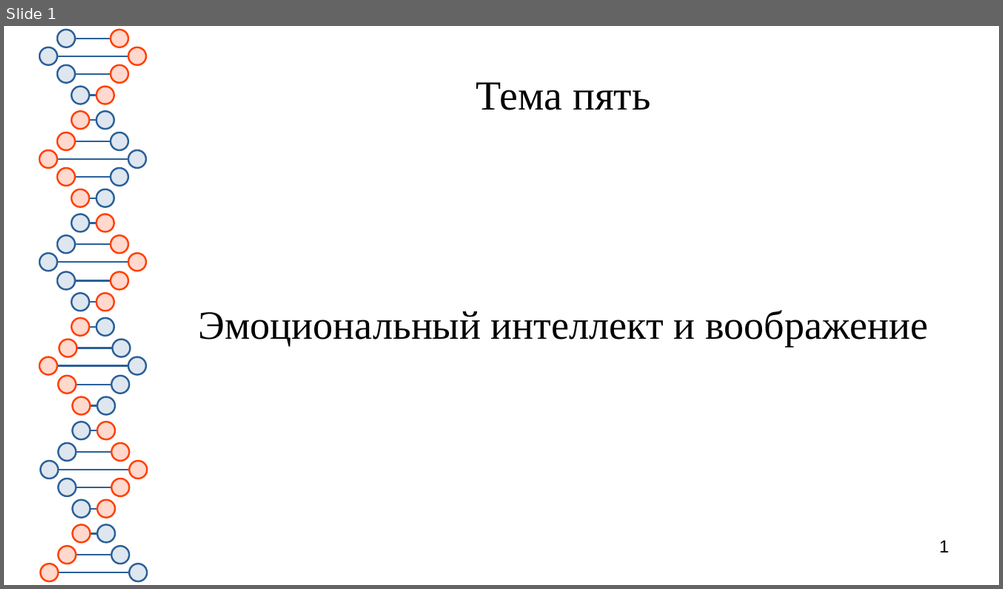
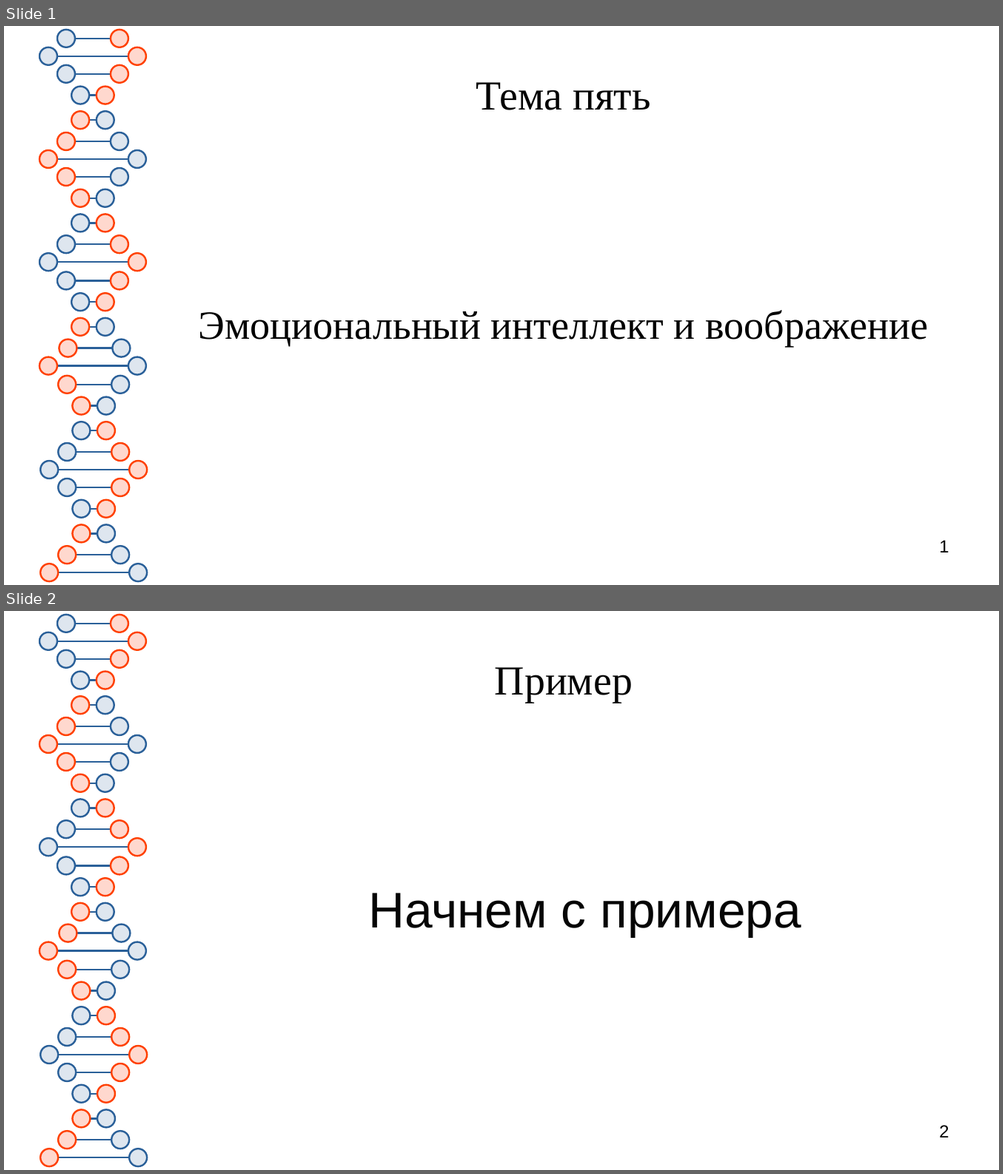
Before and after one commit to Chularev/articles, a slide deck: Psychology/5. Эмоциональный интеллект/Эмоциональный интеллект.odp. Shown one above the other, each under a label of ours: slide 1 before the commit, slides 1 and 2 after it. The pictures are 1003x589 and 1003x1174 pixels, drawn with LibreOffice and Linux fonts; fonts in the diff are those of the drawing. Boxes give left, top, right and bottom in pixels: in the first picture for what was removed or moved away, otherwise in the second. Text is boxed around its words. In the diff, an @@ line names an element or a change of style, - is before the commit and + after.

Commit message:
tmp

```diff
--- a/Psychology/5. Эмоциональный интеллект/Эмоциональный интеллект.odp
+++ b/Psychology/5. Эмоциональный интеллект/Эмоциональный интеллект.odp
@@ slide 2 added at (4,611,999,1170), background #FFFFFF; not listed: 81 template elements that a slide beside it also shows @@
@@ title added at (495,667,632,703), 33 pt, text #050505 @@
+Пример
@@ text added at (368,893,802,937), 40 pt, text #050505 @@
+Начнем с примера
@@ page number added at (939,1125,948,1138), 14 pt, text #000000 @@
+2
```
Also in this commit, not shown: 1 other slide added.
